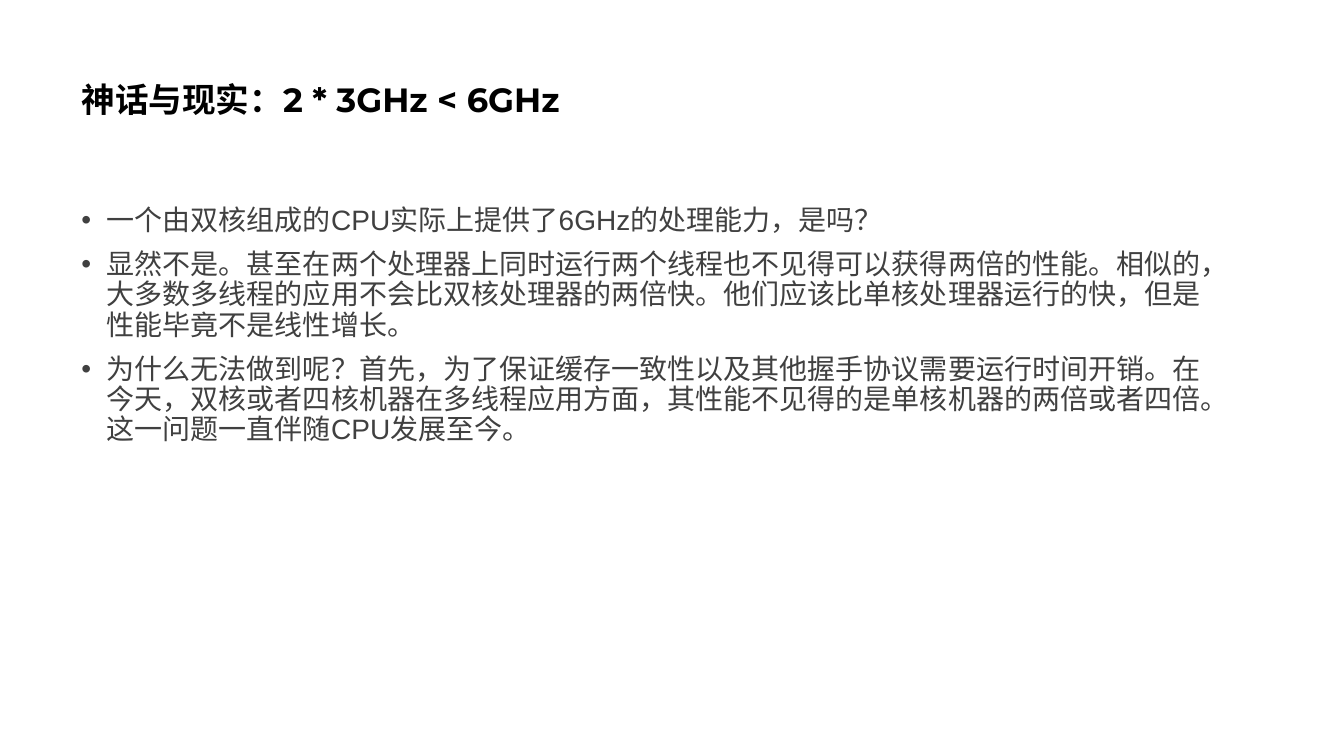
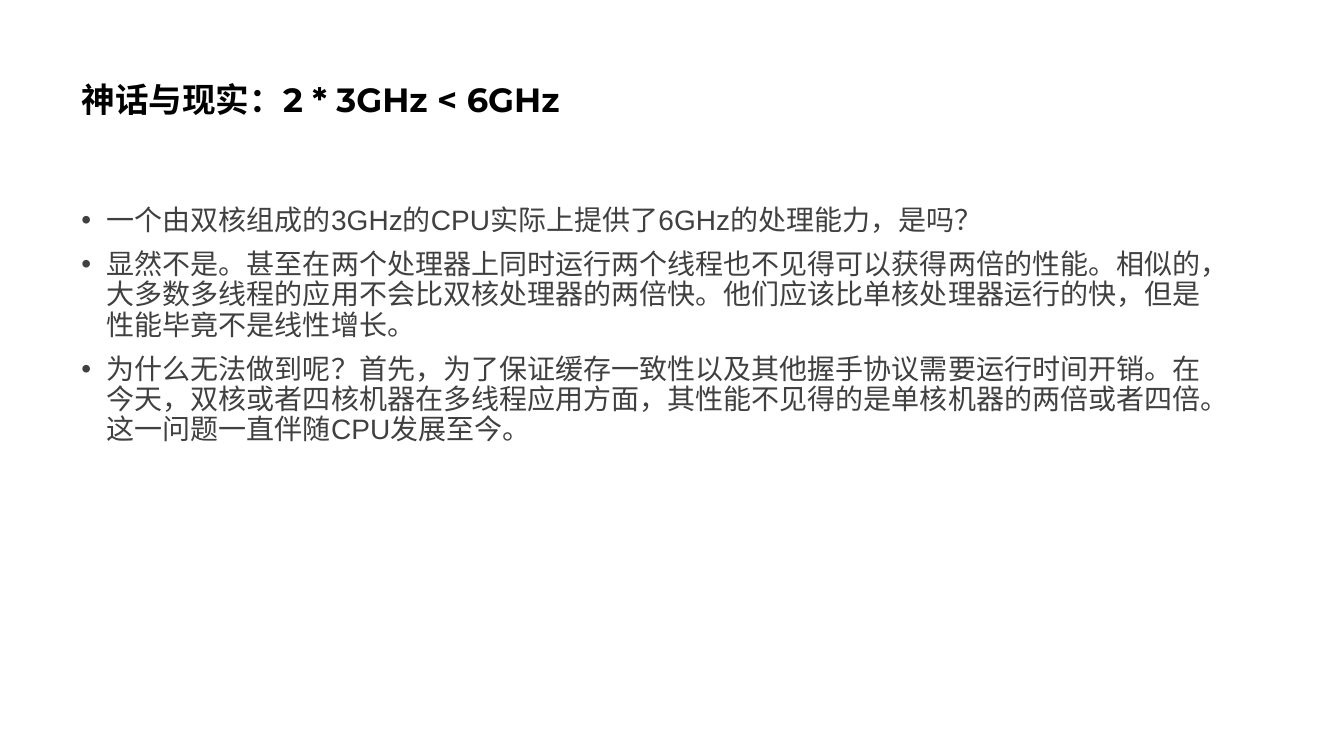
Before and after one commit to parallel101/course, a slide deck: slide 3 of 05/slides.pptx. Drawn at 1344x756 pixels with LibreOffice and Linux fonts; fonts in the diff are those of the drawing. Boxes give left, top, right and bottom in pixels: in the first picture for what was removed or moved away, otherwise in the second. Text is boxed around its words. In the diff, an @@ line names an element or a change of style, - is before the commit and + after.

```diff
--- a/05/slides.pptx
+++ b/05/slides.pptx
@@ text at (x1=107, y1=206, x2=983, y2=233): text changed @@
-• 一个由双核组成的CPU实际上提供了6GHz的处理能力，是吗？
+• 一个由双核组成的3GHz的CPU实际上提供了6GHz的处理能力，是吗？
```
Also in this commit, not shown: 3 other slides changed, 10 slides added, 15 other files.
